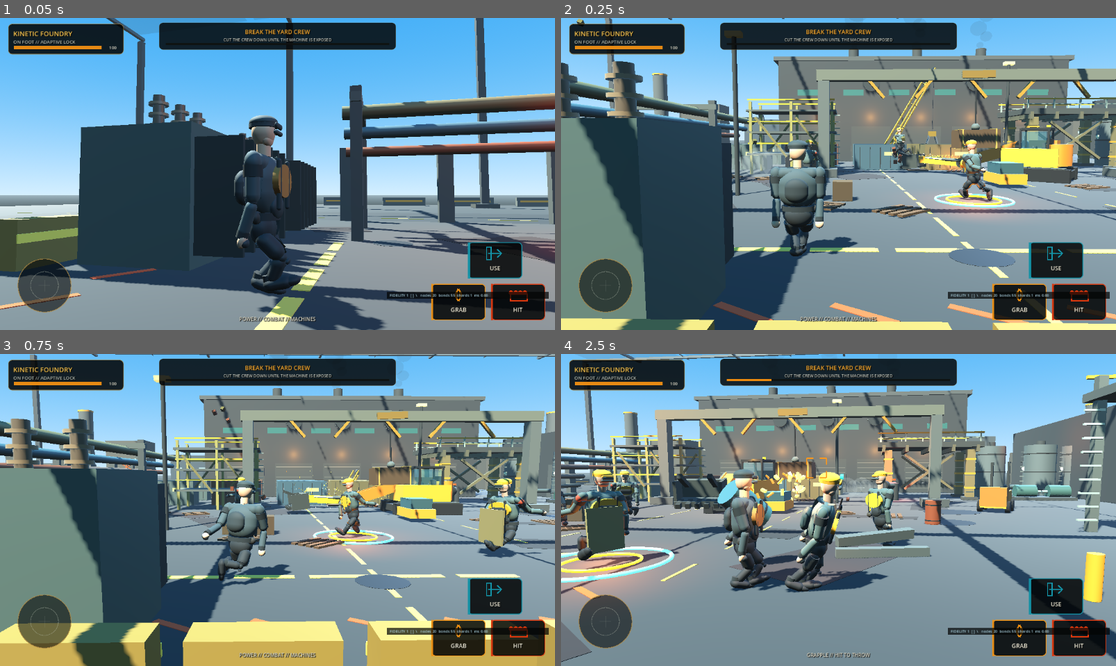
Above: before the commit, frames 1-4 (two rows, left to right).
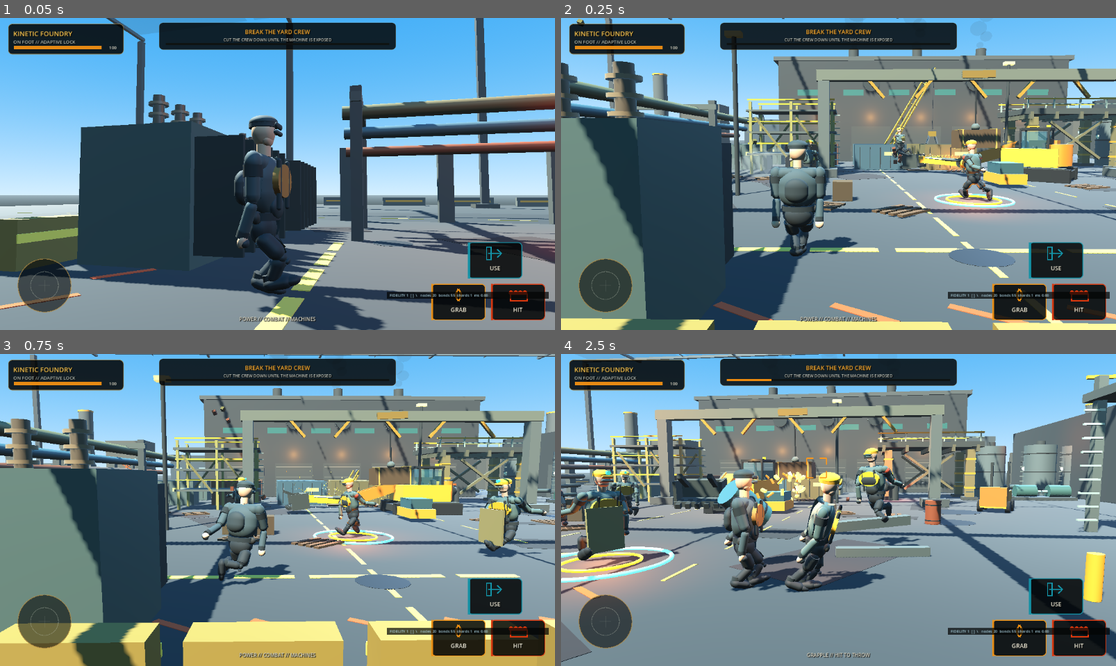
Above: after the commit, the same moments.

Repository: IssisX/kinetic-foundry-
Game: Godot game, scene res://Main.tscn
Same seed, same stepped clock (60 frames per second), same inputs: the game is played once before the commit and once after it.
Inputs (mouse positions are in pixels of both pictures, inside the frame that each line leads up to):
- Up to frame 1 (0.05 s): no input
- Up to frame 2 (0.25 s): no input
- Up to frame 3 (0.75 s): move the mouse to (399, 494) at 0.52 s; hold D from 0.53 s (still down); hold E from 0.53 s (still down); click (399, 494) at 0.67 s
- Up to frame 4 (2.5 s): release D at 1.25 s; release E at 1.25 s; drag from (727, 525) to (810, 572) at 1.27 s; move the mouse to (894, 441) at 2.02 s; hold D from 2.03 s (still down); hold K from 2.03 s (still down)

Frame 1 is identical in both runs. In frame 2, less than 0.1% of the frame differs, in the area x 43-76%, y 37-50%; in frame 3, 0.1%; in frame 4, 2.4%, in the area x 0-67%, y 30-72%.

Commit message:
Enable CCD on fast-moving props and fragments
Named in the spec's own audit as unaddressed: "no CCD / solver-iteration
law for thin panels." A crate thrown at 15+ m/s crosses the gate's 0.24m
panel or the deck's 0.48m skin in under one physics tick, same for a
fragment in the instant it is released from a fracture - exactly the
conditions standard discrete collision misses.

Thrown props pay for continuous_cd only while actually in flight, on and
off with the same launch()/_end_flight() pair that already tracks that
window. Fracture debris keeps it for its lifetime: the shard cap already
bounds how many exist at once, and CCD costs nothing once a body sleeps,
which these do quickly.

Co-Authored-By: Claude Sonnet 5 <noreply@anthropic.com>
Claude-Session: https://claude.ai/code/session_01NmC9pgUd5zju3EFsb3vJTB

Diff:
--- a/scripts/physics_prop.gd
+++ b/scripts/physics_prop.gd
@@ -43,6 +43,9 @@
     _flight_time = 2.4
     contact_monitor = true
     max_contacts_reported = 4
+    # A thrown crate crosses a thin gate panel in under one tick at throw
+    # speed; CCD is the cheap fix, paid only while actually in flight.
+    continuous_cd = true
     if not body_entered.is_connected(_on_flight_contact):
         body_entered.connect(_on_flight_contact)
     set_physics_process(true)
@@ -105,6 +108,7 @@
     _flight_time = 0.0
     _flight_source = null
     contact_monitor = false
+    continuous_cd = false
     set_physics_process(false)
 
 func configure_box(size: Vector3, color: Color, mass_value: float = 75.0, hp: float = 80.0) -> void:
--- a/scripts/structural_debris.gd
+++ b/scripts/structural_debris.gd
@@ -29,6 +29,10 @@
     collision_layer = 8
     collision_mask = 1 | 2 | 4 | 8
     can_sleep = true
+    # A fragment is fastest in the instant it is released from a fracture -
+    # exactly when it is most likely to cross a thin gate panel or deck
+    # skin in under one tick. CCD costs nothing once the body sleeps.
+    continuous_cd = true
 
 func configure(
         size: Vector3,
